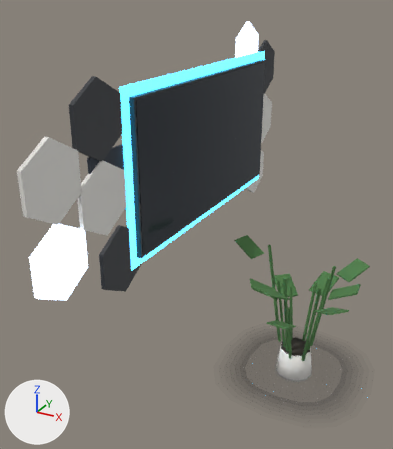
Before and after pictures for a commit that changed the glTF model backend/uploads/models/model_286.glb.
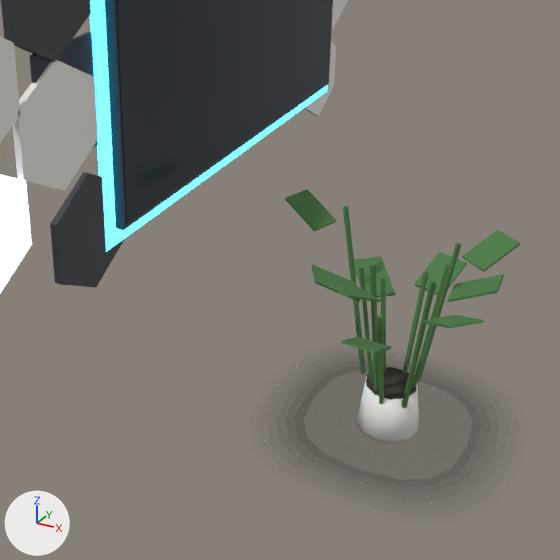
Each version is shown whole from a camera (50 mm lens) standing at (1.85, -8.83, 2.57) and looking at (0.24, -5.92, 1.11), then close up on the part from 18% to 100% of the width and 28% to 100% of the height. Arrows for +X, +Y and +Z are at lower left; the lights stay in place. The first two pictures are the older version. Vertices at exactly the same position are counted once.

Objects in the first close-up: 'root'.
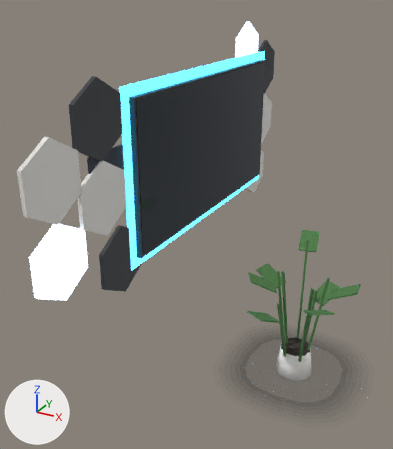
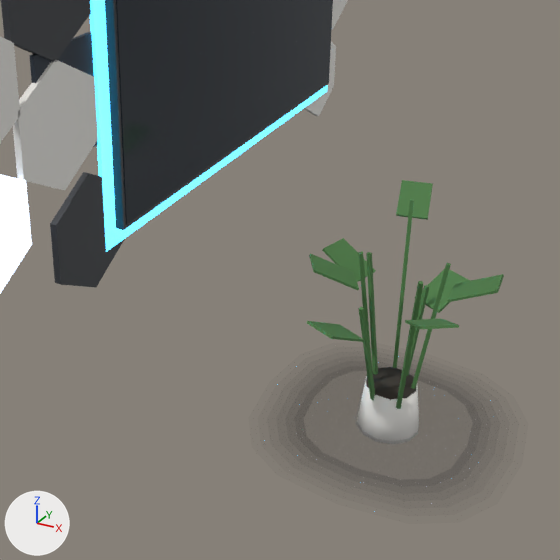
What the commit changed:
me_mesh_0 is used by ob_root; location (0.0, 0.0, 0.0).
me_mesh_0 had 445 vertices, 740 faces and spanned x 0.0..1.47, y -7.16..-4.09, z 0.0..2.31.
me_mesh_0 now has 413 vertices, 692 faces and spans x 0.0..1.47, y -7.16..-4.09, z 0.0..2.31.
me_mesh_0 part 1: the loose piece of 8 vertices spanning x 0.98..1.09, y -5.57..-5.44, z 0.18..0.8 is multiplied about its middle by the matrix ((-0.308, -0.865, 0.073), (0.867, -0.31, -0.022), (0.045, 0.062, 0.918)), then moved by (-0.23, -0.13, -0.02).
me_mesh_0 part 2: the loose piece of 8 vertices spanning x 1.07..1.28, y -5.42..-5.2, z 0.68..0.77 is deleted.
me_mesh_0 part 3: the loose piece of 8 vertices spanning x 0.91..1.09, y -5.48..-5.28, z 0.55..0.65 is deleted.
Part 4, on me_mesh_0:
18 vertices are removed from x 0.58..0.96, y -5.83..-5.48, z 0.18..0.82.
51 faces are deleted.
4 vertices in x 0.99..1.01, y -5.76..-5.74, z 0.18 move by (-0.02, -0.02, 0.0).
3 vertices in x 1.08..1.09, y -5.85..-5.83, z 0.83 move by (-0.04, -0.03, 0.0).
3 vertices in x 0.85..0.9, y -5.92..-5.86, z 0.56..0.7 move by (-0.1, 0.04, 0.0).
70 vertices move from x 0.35..1.31, y -6.1..-5.37, z 0.18..0.91 to x 0.57..1.24, y -6.11..-5.09, z 0.18..0.91.
2 vertices are added at (0.77, -5.56, 0.64), (0.78, -5.56, 0.64).
27 new faces join them, mat_a2green (green #4e7d46).

Where the change shows, as pixel boxes (x1, y1, x2, y2) in the close-ups (560 x 560 px; the box of a moved part takes in the faces that stretch with it):
part 1 of me_mesh_0, moved or reshaped
    before: (417, 243, 462, 382)
    after: (366, 252, 378, 375)
part 2 of me_mesh_0, deleted
    before: (462, 230, 520, 272)
part 3 of me_mesh_0, deleted
    before: (414, 252, 467, 295)
part 4 of me_mesh_0, moved or reshaped
    before: (285, 189, 484, 408)
    after: (307, 180, 470, 409)
